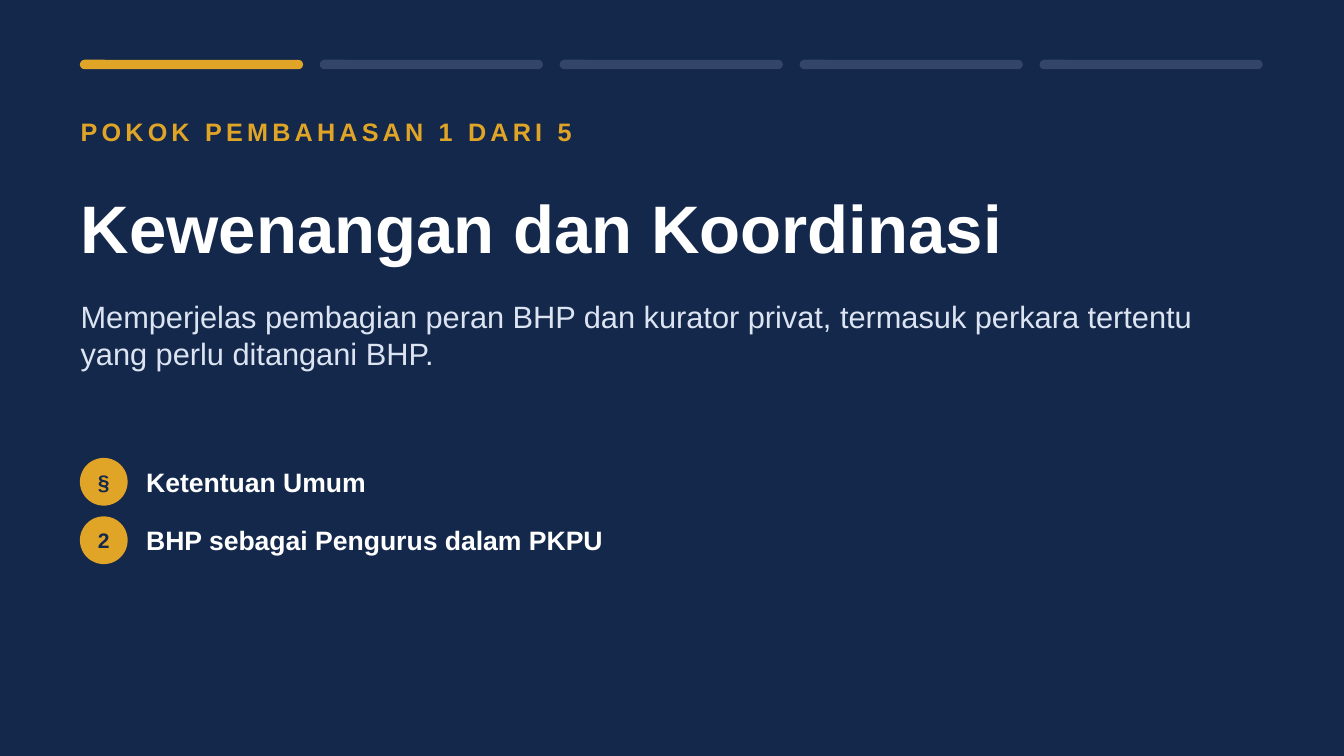
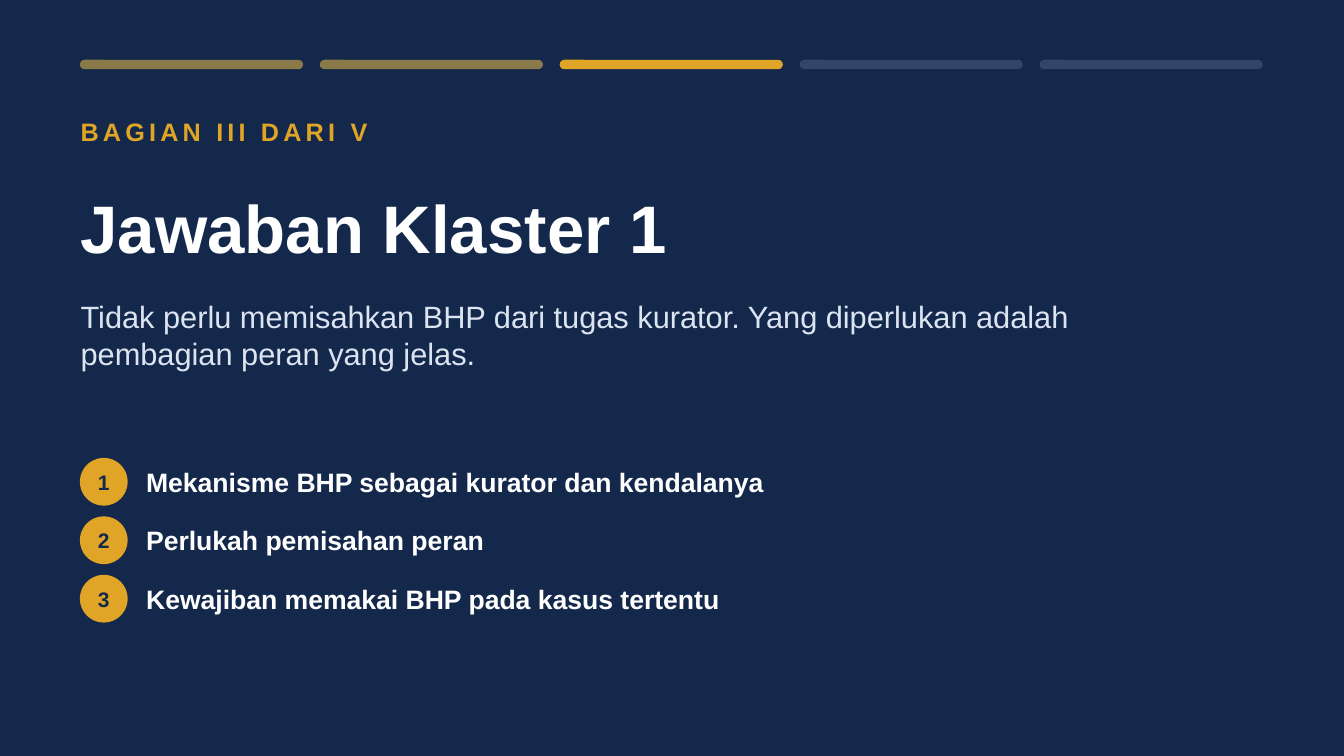
Before and after one commit to artheralawfirm-cloud/SAPAWALI, a slide deck: slide 14 of presentasi/Paparan_BHP_Medan_RUU_Profesi_Kurator.pptx (slide 5 before the commit). Drawn at 1344x756 pixels with LibreOffice and Linux fonts; fonts in the diff are those of the drawing. Boxes give left, top, right and bottom in pixels: in the first picture for what was removed or moved away, otherwise in the second. Text is boxed around its words. In the diff, an @@ line names an element or a change of style, - is before the commit and + after.

```diff
--- a/presentasi/Paparan_BHP_Medan_RUU_Profesi_Kurator.pptx
+++ b/presentasi/Paparan_BHP_Medan_RUU_Profesi_Kurator.pptx
@@ rounded rectangle at [81,60,302,69]: fill #E0A526 to #8A7A4A; outline #E0A526 1 pt to #8A7A4A 1 pt @@
@@ rounded rectangle at [321,60,542,69]: fill #34456A to #8A7A4A; outline #34456A 1 pt to #8A7A4A 1 pt @@
@@ rounded rectangle at [561,60,782,69]: fill #34456A to #E0A526; outline #34456A 1 pt to #E0A526 1 pt @@
@@ text at [81,123,368,142]: text changed @@
-POKOK PEMBAHASAN 1 DARI 5
+BAGIAN III DARI V
@@ text at [81,204,666,254]: text changed @@
-Kewenangan dan Koordinasi
+Jawaban Klaster 1
@@ text at [81,305,1068,370]: text changed @@
-Memperjelas pembagian peran BHP dan kurator privat, termasuk perkara tertentu yang perlu ditangani BHP.
+Tidak perlu memisahkan BHP dari tugas kurator. Yang diperlukan adalah pembagian peran yang jelas.
@@ text at [98,475,110,490]: text changed @@
-§
+1
@@ text at [146,472,764,497]: text changed @@
-Ketentuan Umum
+Mekanisme BHP sebagai kurator dan kendalanya
@@ text at [146,530,483,556]: text changed @@
-BHP sebagai Pengurus dalam PKPU
+Perlukah pemisahan peran
@@ ellipse added at [81,576,127,622], fill #E0A526, outline #E0A526 1 pt @@
@@ text added at [98,592,110,608], 15 pt, text #14284B, bold @@
+3
@@ text added at [146,589,719,614], 19 pt, text #FFFFFF, bold @@
+Kewajiban memakai BHP pada kasus tertentu
```
Also in this commit, not shown: 5 other slides changed, 20 slides added, 47 slides removed, 11 other files.
